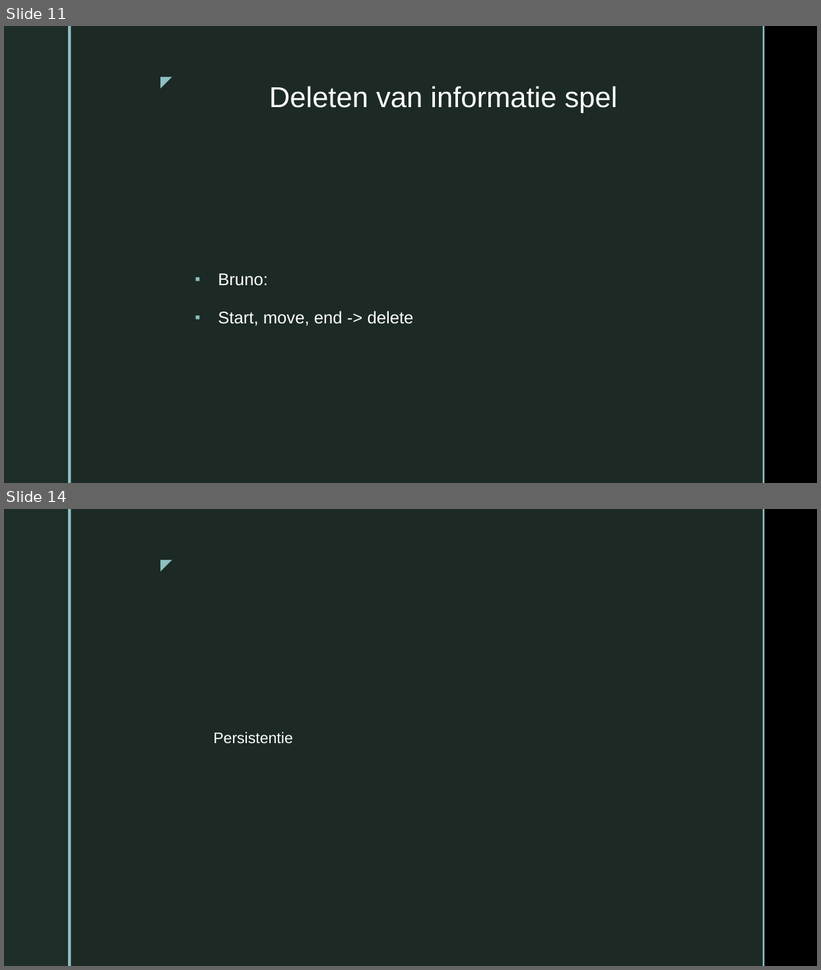
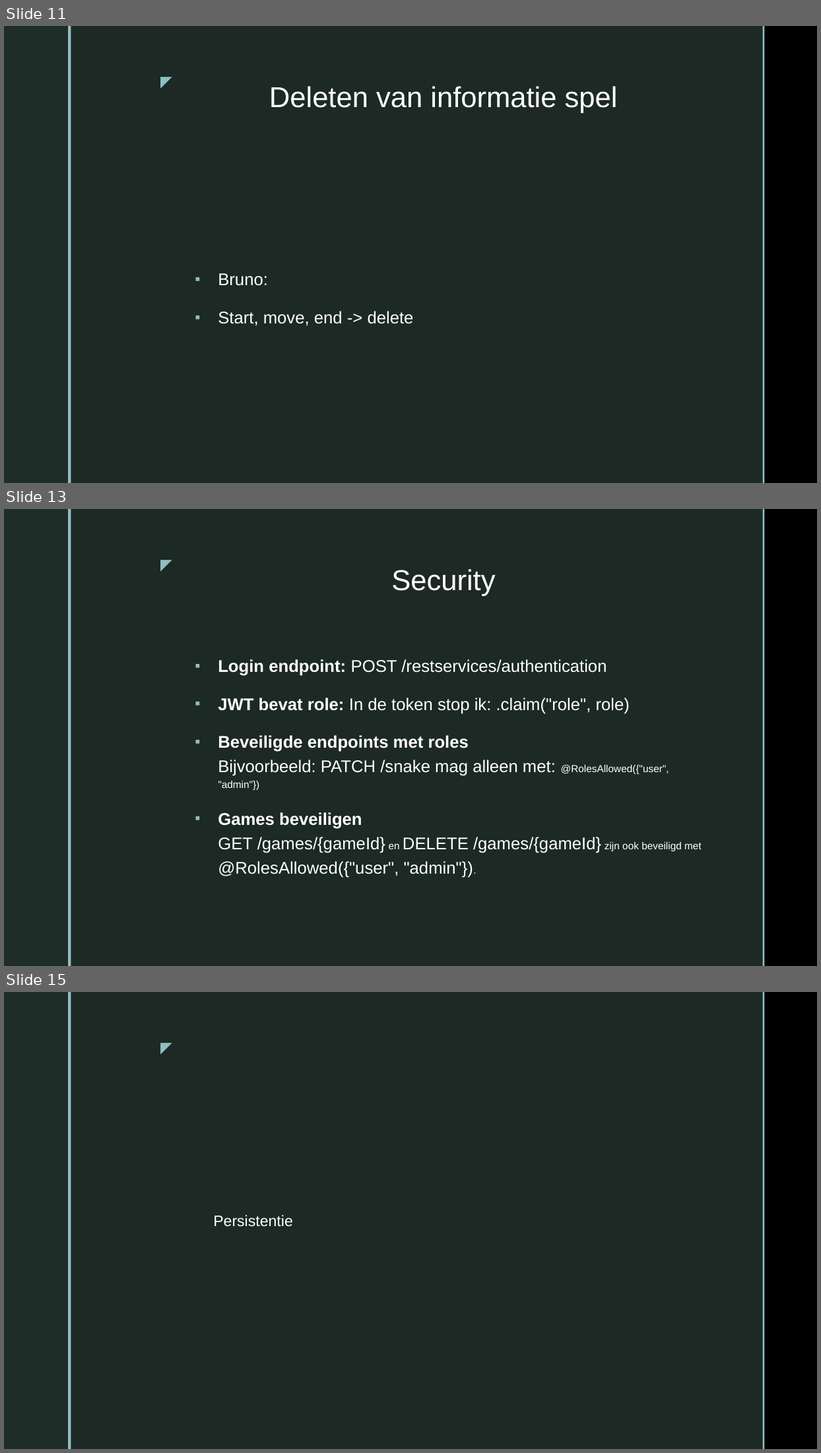
Before and after one commit to LeroyAndrade/BattleSnake, a slide deck: Presentatie1.pptx. Shown one above the other, each under a label of ours: slides 11 and 14 before the commit, slides 11, 13 and 15 after it; the slides between them are not shown. The pictures are 821x970 and 821x1453 pixels, drawn with LibreOffice and Linux fonts; fonts in the diff are those of the drawing; background and template pictures are left out. Boxes give left, top, right and bottom in pixels: in the first picture for what was removed or moved away, otherwise in the second. Text is boxed around its words. In the diff, an @@ line names an element or a change of style, - is before the commit and + after.

```diff
--- a/Presentatie1.pptx
+++ b/Presentatie1.pptx
@@ slide 13 added at bbox=[4, 509, 817, 966], background picture (left out); not listed: 5 template elements that a slide beside it also shows @@
@@ title added at bbox=[391, 569, 495, 596], 34 pt, text #FFFFFF @@
+Security
@@ text added at bbox=[218, 659, 702, 878], 20 pt, text #FFFFFF @@
+▪ Login endpoint: POST /restservices/authentication
+▪ JWT bevat role: In de token stop ik: .claim("role", role)
+▪ Beveiligde endpoints met roles
+  Bijvoorbeeld: PATCH /snake mag alleen met: @RolesAllowed({"user", "admin"})
+▪ Games beveiligen
+  GET /games/{gameId} en DELETE /games/{gameId} zijn ook beveiligd met @RolesAllowed({"user", "admin"}).
@@ what was slide 14 is now slide 15 @@
```
Also in this commit, not shown: 3 slides changed, 4 other slides added, 4 slides removed.
